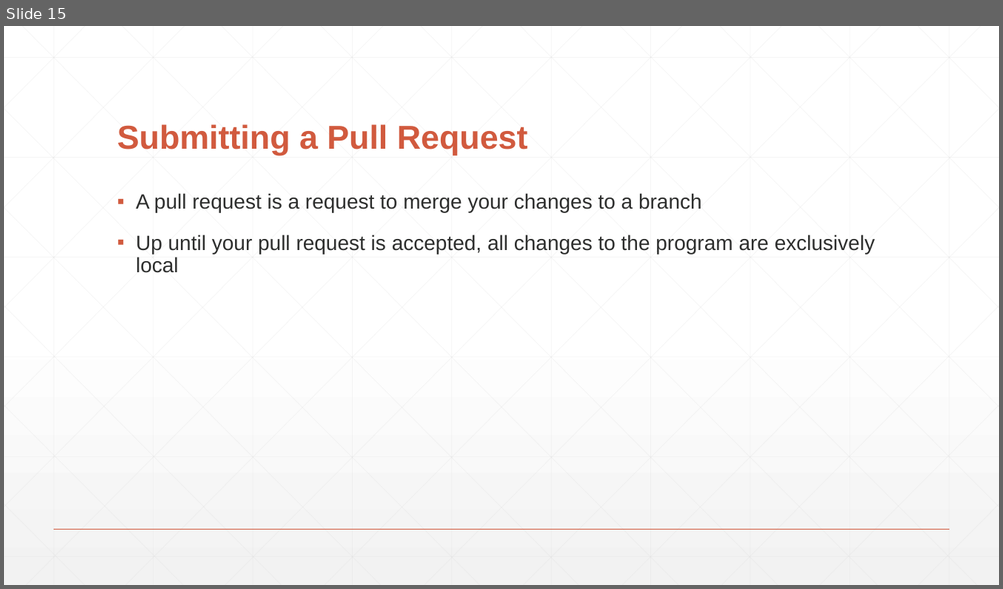
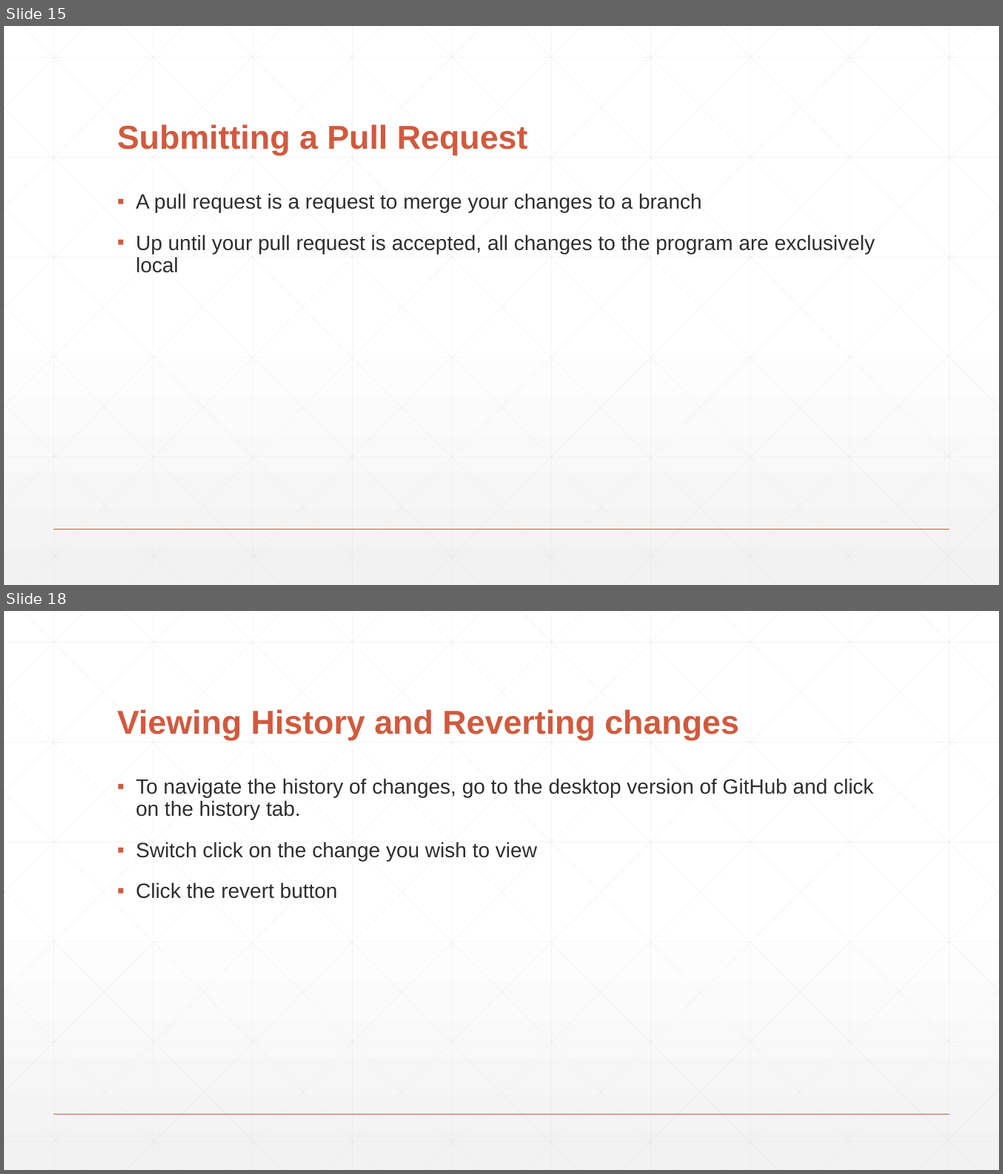
Before and after one commit to StevenRunck/GitHub-Pres, a slide deck: Github.pptx. Shown one above the other, each under a label of ours: slide 15 before the commit, slides 15 and 18 after it; the slides between them are not shown. The pictures are 1003x589 and 1003x1174 pixels, drawn with LibreOffice and Linux fonts; fonts in the diff are those of the drawing. Boxes give left, top, right and bottom in pixels: in the first picture for what was removed or moved away, otherwise in the second. Text is boxed around its words. In the diff, an @@ line names an element or a change of style, - is before the commit and + after.

```diff
--- a/Github.pptx
+++ b/Github.pptx
@@ slide 18 added at [4, 611, 999, 1170], background gradient #FFFFFF to #F2F2F2; not listed: 47 template elements that a slide beside it also shows @@
@@ title added at [117, 709, 739, 741], 32 pt, text #D15A3E, bold @@
+Viewing History and Reverting changes
@@ text added at [136, 778, 873, 899], 20 pt, text #2D2E2D @@
+▪ To navigate the history of changes, go to the desktop version of GitHub and click on the history tab.
+▪ Switch click on the change you wish to view
+▪ Click the revert button
```
Also in this commit, not shown: 3 slides changed, 3 other slides added, 2 other files.
